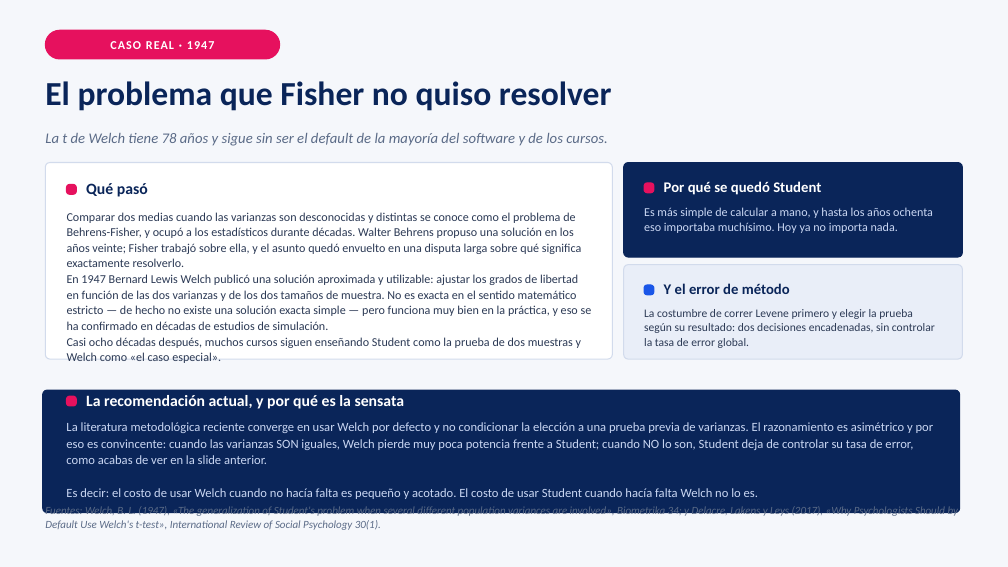
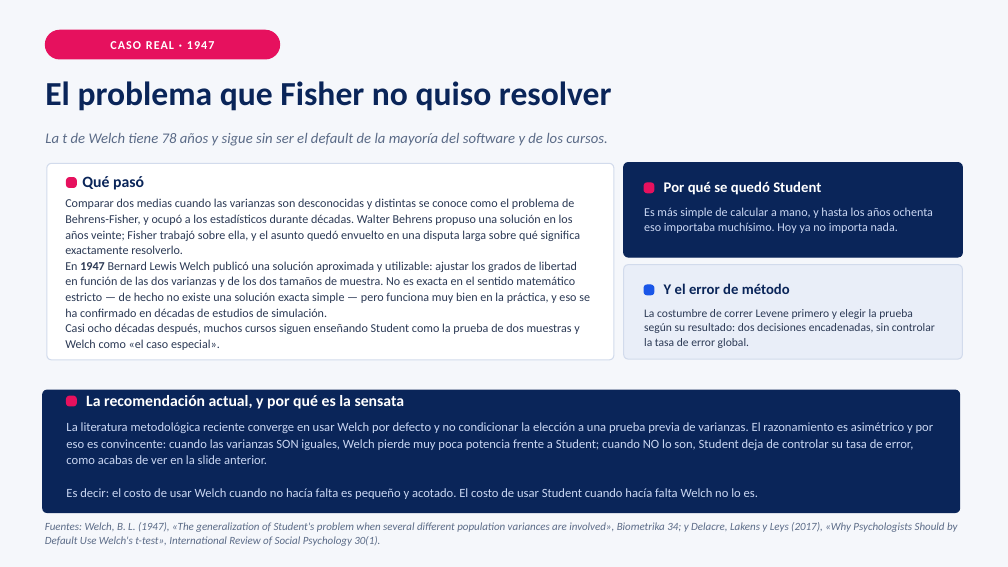
Before and after one commit to josefrodrim/Estad-stica-Descriptiva-E-Inferencial, a slide deck: slide 9 of Clase_6/PPT/Clase06_Comparacion_de_Grupos.pptx. Drawn at 1008x567 pixels with LibreOffice and Linux fonts; fonts in the diff are those of the drawing. Boxes give left, top, right and bottom in pixels: in the first picture for what was removed or moved away, otherwise in the second. Text is boxed around its words. In the diff, an @@ line names an element or a change of style, - is before the commit and + after.

```diff
--- a/Clase_6/PPT/Clase06_Comparacion_de_Grupos.pptx
+++ b/Clase_6/PPT/Clase06_Comparacion_de_Grupos.pptx
@@ rounded rectangle: place and size @@
-rounded rectangle at bbox=[67, 185, 76, 194]
+rounded rectangle at bbox=[67, 178, 76, 188]
@@ text "Qué pasó": place and size @@
-text "Qué pasó" at bbox=[86, 183, 148, 197]
+text "Qué pasó" at bbox=[82, 176, 144, 190]
@@ text "Comparar dos medias cuando las ...": place and size @@
-text "Comparar dos medias cuando las ..." at bbox=[67, 212, 592, 363]
+text "Comparar dos medias cuando las ..." at bbox=[65, 198, 590, 348]
@@ text at bbox=[65, 261, 590, 317]: bold on in "1947" @@
@@ text "Fuentes: Welch, B. L. (1947), ...": place and size @@
-text "Fuentes: Welch, B. L. (1947), ..." at bbox=[45, 505, 958, 530]
+text "Fuentes: Welch, B. L. (1947), ..." at bbox=[45, 522, 957, 546]
```
Also in this commit, not shown: 1 other slide changed, 7 other files.
